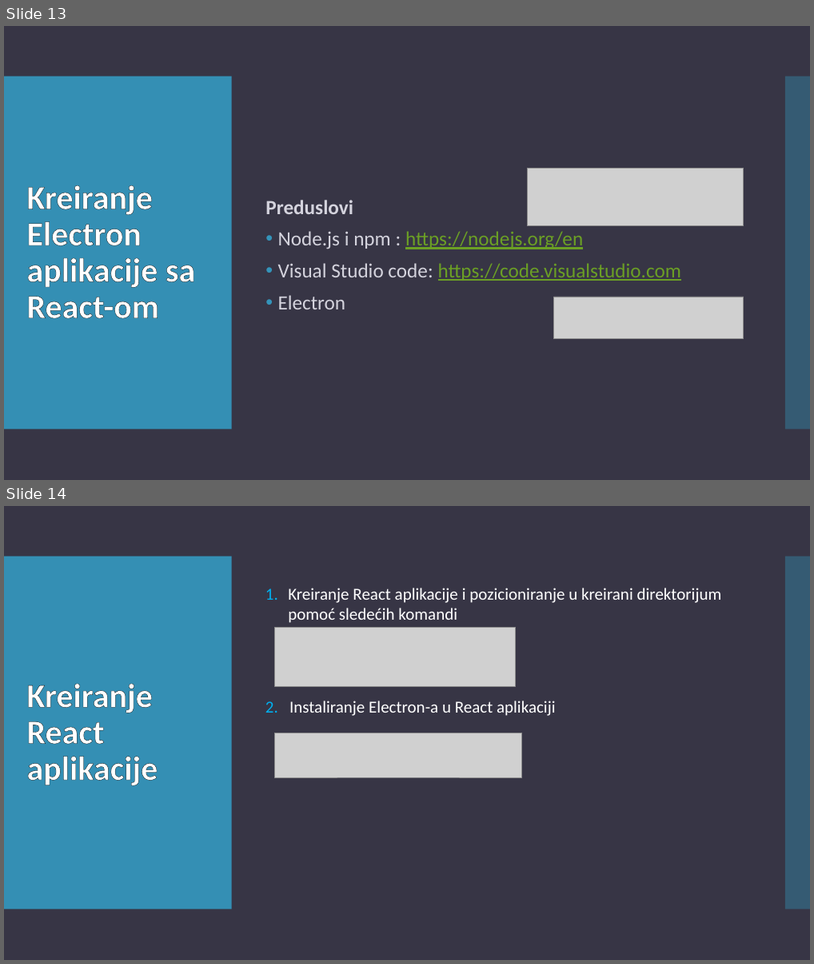
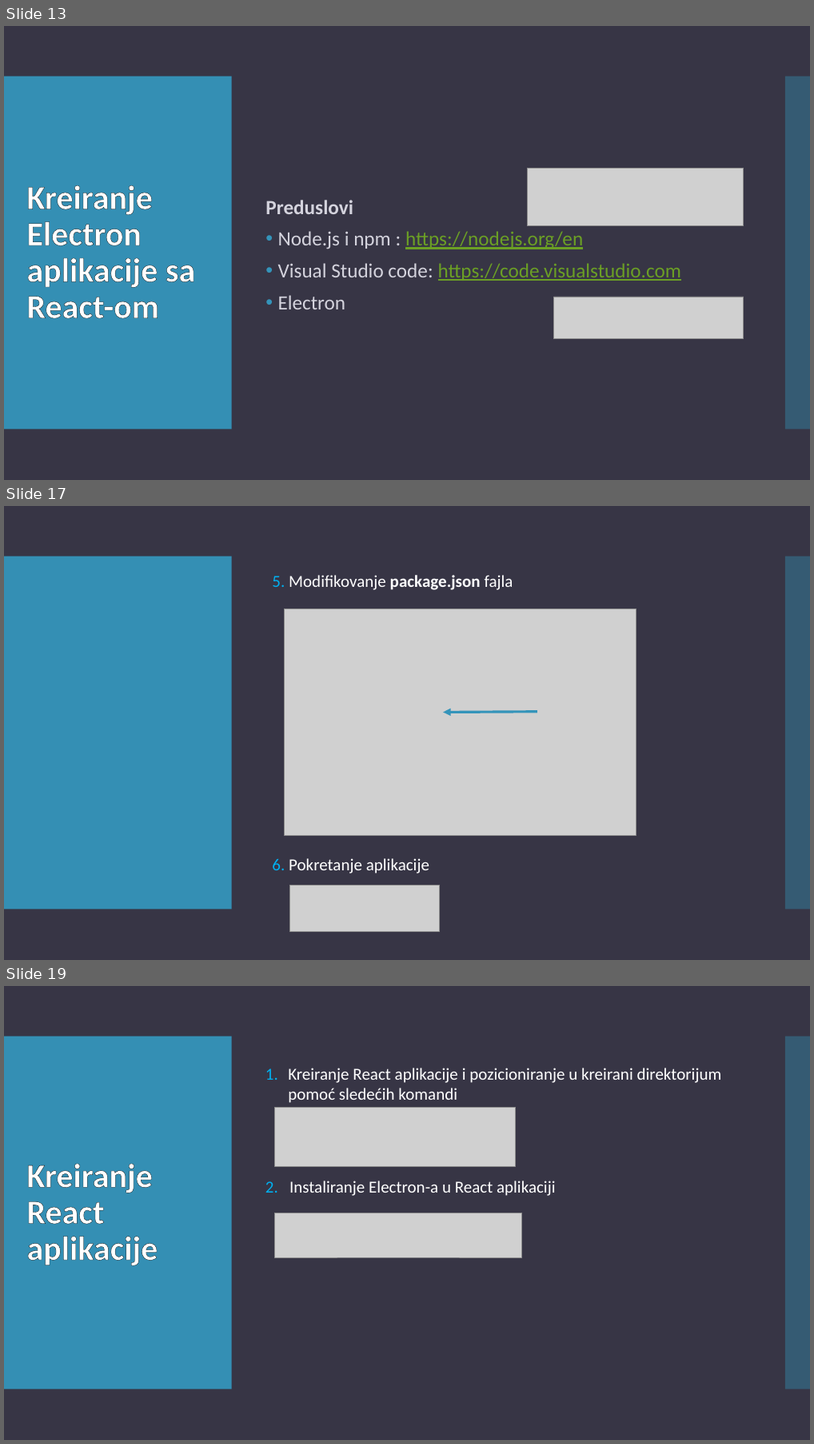
Before and after one commit to teodora18040cvetkovic/electron_react, a slide deck: Electron.pptx. Shown one above the other, each under a label of ours: slides 13 and 14 before the commit, slides 13, 17 and 19 after it; the slides between them are not shown. The pictures are 814x964 and 814x1444 pixels, drawn with LibreOffice and Linux fonts; fonts in the diff are those of the drawing; grey boxes stand for pictures. Boxes give left, top, right and bottom in pixels: in the first picture for what was removed or moved away, otherwise in the second. Text is boxed around its words. In the diff, an @@ line names an element or a change of style, - is before the commit and + after.

```diff
--- a/Electron.pptx
+++ b/Electron.pptx
@@ slide 17 added at (4, 506, 810, 960), background #373545; not listed: 2 template elements that a slide beside it also shows @@
@@ text added at (272, 575, 514, 590), 20 pt, text #FFFFFF @@
+5. Modifikovanje package.json fajla
@@ picture added at (285, 609, 636, 836) @@
@@ arrow added from (538, 712) to (443, 712), #3494BA 3 pt @@
@@ text added at (272, 858, 430, 873), 20 pt, text #FFFFFF @@
+6. Pokretanje aplikacije
@@ picture added at (290, 884, 439, 932) @@
@@ what was slide 14 is now slide 19 @@
```
Also in this commit, not shown: 2 slides changed, 4 other slides added.
